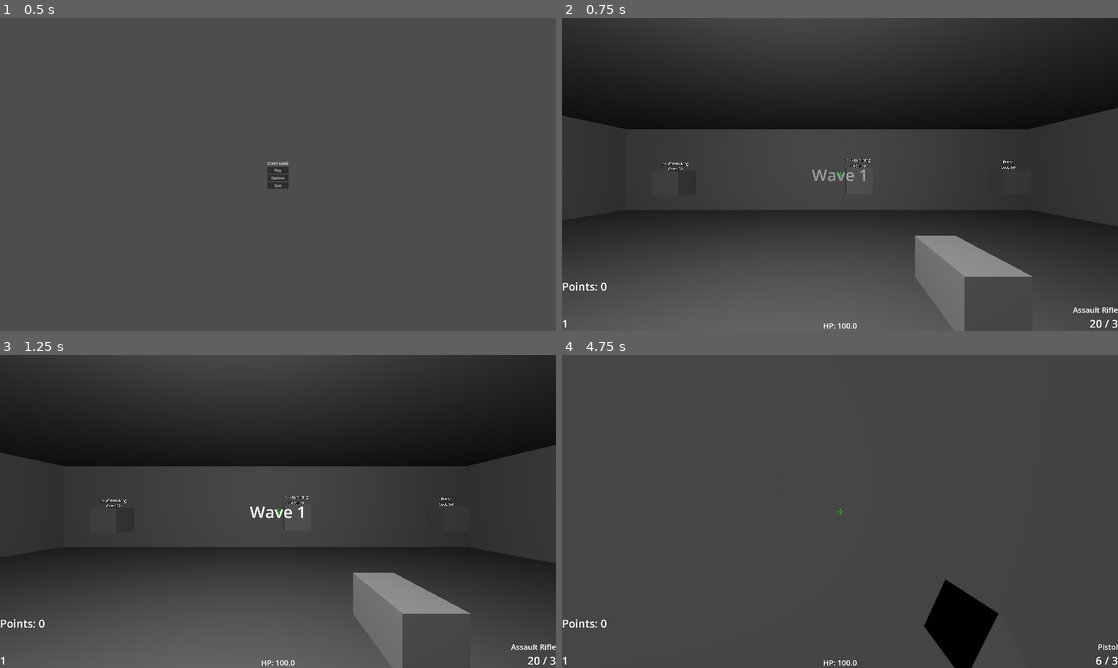
Above: before the commit, frames 1-4 (two rows, left to right).
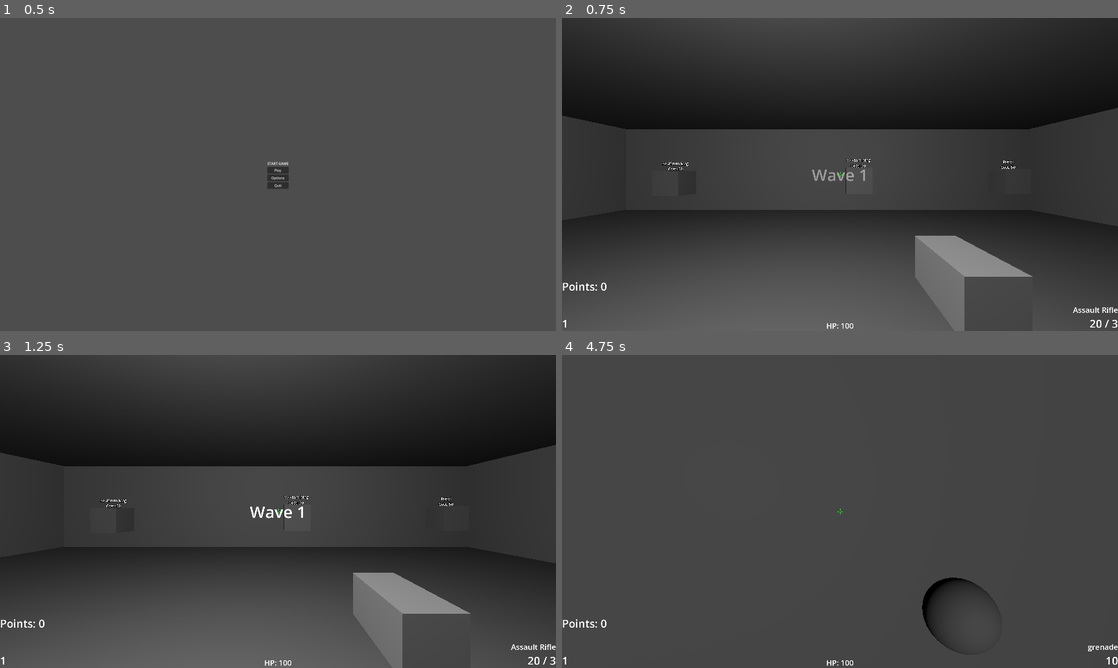
Above: after the commit, the same moments.

Repository: jarodarte/project-simba
Game: Godot game, scene res://game_start.tscn
Two runs of this game, one before a commit and one after it. Both use one fixed random seed, a clock stepped at 60 frames per second and the inputs below. Sound files missing from this copy of the repository are replaced by a short silence.
Inputs (mouse positions are in pixels of both pictures, inside the frame that each line leads up to):
- Up to frame 1 (0.5 s): no input
- Up to frame 2 (0.75 s): click "Play" at 0.5 s
- Up to frame 3 (1.25 s): no input
- Up to frame 4 (4.75 s): tap Enter at 1.25 s; move the mouse to (867, 511) at 1.27 s; hold Mouse wheel up (next_weapon) 1.28-2.03 s; hold W (forward) from 1.28 s (still down); click (867, 511) at 1.42 s; tap Space (jump) at 1.52, 2.27, 3.77, 4.52 s; tap Mouse wheel down (prev_weapon) at 1.55, 2.1 s; move the mouse to (812, 511) at 2.02 s; click (812, 511) at 2.3 s; move the mouse to (851, 505) at 2.77 s; press the mouse at (851, 505) at 2.78 s; tap 1 (weapon_1) at 3.05, 3.6 s; move the mouse to (834, 517) at 3.52 s; release the mouse at (834, 517) at 3.53 s; click (834, 517) at 3.67 s; tap 2 (weapon_2) at 3.8 s; move the mouse to (878, 514) at 4.27 s; hold 2 (weapon_2) from 4.28 s (still down); tap Q (grenade, bound only after the commit) at 4.55 s

Frame 1 is identical in both runs. In frame 2, less than 0.1% of the frame differs, in the area x 47-53%, y 97-100%; in frame 3, less than 0.1%; in frame 4, 2.7%, in the area x 47-100%, y 71-100%.

Commit message:
grenades
implement ExplosiveData and a grenade button so we can configure different grenade properties like being sticky and exploding on impact as well as damage and radius

Diff:
--- /dev/null
+++ b/ExplosiveData.gd
@@ -0,0 +1,14 @@
+extends Resource
+class_name ExplosiveData
+
+@export var name: String = "grenade"
+@export var sticky: bool = false
+@export var flaming: bool = false
+@export var impact_explosion: bool = false
+@export var explosion_radius: float = 10.0
+@export var damage: float = 50.0
+@export var fuse_time: float = 0.0
+@export var current_fuse_time: float = 0.0
+@export var grenade_scene: PackedScene
+@export var amount: int = 0
+@export var current_amount: int = 0
--- a/basic_enemy.tscn
+++ b/basic_enemy.tscn
@@ -25,7 +25,7 @@
 
 [node name="basic_enemy" type="CharacterBody3D" unique_id=700309911 node_paths=PackedStringArray("head_collision_shape") groups=["enemy"]]
 collision_layer = 4
-collision_mask = 5
+collision_mask = 13
 script = ExtResource("1_rwafm")
 data = ExtResource("2_rwafm")
 head_collision_shape = NodePath("HeadHurtbox")
--- a/enemy.gd
+++ b/enemy.gd
@@ -38,7 +38,7 @@
 func _on_body_entered(body):
 	if not body.is_in_group("player"):
 		return
-	GameManager.take_damage(data.contact_damage)
+	body.take_damage(data.contact_damage)
 	_die()
 
 func take_damage(base_amount: float, hit: Dictionary = {}):
@@ -65,6 +65,7 @@
 	damage_text.display(amount, global_position)
 
 	if health <= 0.0:
+		play_death_sound()
 		_die()
 		return
 
@@ -94,7 +95,6 @@
 	_is_dead = true
 	GameManager.enemy_died()
 	GameManager.update_points(GameManager.points + data.points_on_death)
-	play_death_sound()
 	queue_free()
 
 func _exit_tree():
--- /dev/null
+++ b/frag_grenade.tres
@@ -0,0 +1,13 @@
+[gd_resource type="Resource" script_class="ExplosiveData" format=3 uid="uid://3bn861mduogq"]
+
+[ext_resource type="PackedScene" uid="uid://gi1u6081qlys" path="res://grenade.tscn" id="1_jgyml"]
+[ext_resource type="Script" uid="uid://bp2vp4a3x7mxr" path="res://ExplosiveData.gd" id="1_tdp5u"]
+
+[resource]
+script = ExtResource("1_tdp5u")
+sticky = true
+fuse_time = 5.0
+grenade_scene = ExtResource("1_jgyml")
+amount = 10
+current_amount = 10
+metadata/_custom_type_script = "uid://bp2vp4a3x7mxr"
--- a/game_manager.gd
+++ b/game_manager.gd
@@ -4,13 +4,15 @@
 var health: float = 100
 var current_wave: int = 0
 var enemies_alive: int = 0
-var oof_sound = preload("res://Audio/error_008.ogg")
+
 
 signal wave_started(new_wave: int)
 signal points_changed(new_points: int)
 signal health_changed(new_health: float)
 @warning_ignore("unused_signal")
 signal weapon_ui_update(gun_name: String, current: int, reserve: int)
+@warning_ignore("unused_signal")
+signal grenade_ui_update(grenade_name: String, amount: int)
 
 func get_enemies_per_wave() -> int:
 	return 5 + (current_wave * 5)
@@ -24,19 +26,6 @@
 func update_points(amount: int):
 	points = amount
 	points_changed.emit(points)
-
-func take_damage(amount: float):
-	health = max(0, health - amount)
-	var sound = AudioStreamPlayer.new()
-	get_tree().root.add_child(sound)
-	sound.volume_db = -10
-	sound.stream = oof_sound
-	sound.play()
-	sound.finished.connect(sound.queue_free)
-	health_changed.emit(health)
-	if health == 0:
-		reset()
-		get_tree().call_deferred("change_scene_to_file", "res://game_over.tscn")
 
 func start_wave():
 	current_wave += 1
--- /dev/null
+++ b/grenade.gd
@@ -0,0 +1,98 @@
+extends RigidBody3D
+
+@export var data: ExplosiveData
+
+var _bounce_time: float = 0.0
+var _exploded: bool = false
+var _player: CharacterBody3D = null
+var _cooking: bool = false
+var _stuck_to: Node3D = null
+var _stuck_offset: Vector3 = Vector3.ZERO
+
+@onready var fuse_timer: Timer = $FuseTimer
+@onready var explosion_area: Area3D = $ExplosionArea
+
+func _ready() -> void:
+	freeze = true
+	_player = get_tree().get_first_node_in_group("player")
+	$CollisionShape3D.disabled = true
+
+func throw(camera: Camera3D) -> void:
+	_cooking = false
+	freeze = false
+	$CollisionShape3D.disabled = false
+	var throw_speed: float = 20.0
+	var forward: Vector3 = -camera.global_transform.basis.z
+	var player_vel: Vector3 = _player.velocity if _player else Vector3.ZERO
+	linear_velocity = forward * throw_speed + player_vel
+
+func _on_body_entered(body: Node) -> void:
+	if body == _player:
+		return
+	if _stuck_to != null:
+		return
+	if data.sticky:
+		freeze_mode = RigidBody3D.FREEZE_MODE_STATIC
+		freeze = true
+		$CollisionShape3D.disabled = true
+		# push grenade back to surface of the body
+		var push_dir = (global_position - body.global_position).normalized()
+		global_position = body.global_position + push_dir * .5
+		_stuck_to = body
+		_stuck_offset = global_position - body.global_position
+	if data.impact_explosion:
+		_explode()
+
+func _explode() -> void:
+	if _exploded:
+		return
+	_exploded = true
+
+	collision_layer = 0
+	collision_mask = 0
+
+	# Make sure overlapping bodies are detected
+	explosion_area.monitoring = true
+	await get_tree().physics_frame
+
+	for body in explosion_area.get_overlapping_bodies():
+		if body.has_method("take_damage"):
+			var dist: float = global_position.distance_to(body.global_position)
+			var t: float = clampf(1.0 - dist / data.explosion_radius, 0.0, 1.0)
+			var final_damage: float = data.damage * t
+			body.take_damage(final_damage)
+
+	_play_vfx_then_free()
+
+func _play_vfx_then_free() -> void:
+	# Hide the mesh immediately
+	if has_node("MeshInstance3D"):
+		$MeshInstance3D.visible = false
+
+	# TODO: spawn your explosion VFX/sound here
+	# e.g. var vfx = ExplosionVFX.instantiate(); get_tree().root.add_child(vfx)
+
+	await get_tree().create_timer(0.1).timeout
+	queue_free()
+
+func start_fuse() -> void:
+	_cooking = true
+	var shape = explosion_area.get_node("CollisionShape3D")
+	(shape.shape as SphereShape3D).radius = data.explosion_radius
+	if data.fuse_time > 0.0:
+		fuse_timer.wait_time = data.fuse_time
+		fuse_timer.one_shot = true
+		fuse_timer.timeout.connect(_explode)
+		fuse_timer.start()
+	if data.sticky or data.impact_explosion:
+		if not _exploded and is_inside_tree():
+			body_entered.connect(_on_body_entered)
+
+func _process(delta: float) -> void:
+	if _stuck_to != null and is_instance_valid(_stuck_to):
+		global_position = _stuck_to.global_position + _stuck_offset
+		return
+	if not _cooking or _exploded:
+		return
+	_bounce_time += delta
+	position.y = sin(_bounce_time * 10.0) * 0.02
--- /dev/null
+++ b/grenade.tscn
@@ -0,0 +1,42 @@
+[gd_scene format=3 uid="uid://gi1u6081qlys"]
+
+[ext_resource type="Script" uid="uid://bbd35g000b2d4" path="res://grenade.gd" id="1_gju2f"]
+[ext_resource type="Resource" uid="uid://3bn861mduogq" path="res://frag_grenade.tres" id="2_24g56"]
+
+[sub_resource type="PhysicsMaterial" id="PhysicsMaterial_24g56"]
+friction = 0.8
+bounce = 0.4
+
+[sub_resource type="SphereMesh" id="SphereMesh_pu16u"]
+radius = 0.1
+height = 0.2
+
+[sub_resource type="SphereShape3D" id="SphereShape3D_gju2f"]
+radius = 0.1
+
+[sub_resource type="SphereShape3D" id="SphereShape3D_pu16u"]
+
+[node name="Grenade" type="RigidBody3D" unique_id=381011493]
+collision_layer = 8
+mass = 0.4
+physics_material_override = SubResource("PhysicsMaterial_24g56")
+contact_monitor = true
+max_contacts_reported = 10
+linear_damp = 0.5
+script = ExtResource("1_gju2f")
+data = ExtResource("2_24g56")
+
+[node name="MeshInstance3D" type="MeshInstance3D" parent="." unique_id=984021567]
+mesh = SubResource("SphereMesh_pu16u")
+
+[node name="CollisionShape3D" type="CollisionShape3D" parent="." unique_id=239197735]
+transform = Transform3D(1, 0, 0, 0, 1, 0, 0, 0, 1, 0, 0.0013418496, 0)
+shape = SubResource("SphereShape3D_gju2f")
+
+[node name="FuseTimer" type="Timer" parent="." unique_id=539112145]
+
+[node name="ExplosionArea" type="Area3D" parent="." unique_id=586811979]
+collision_mask = 7
+
+[node name="CollisionShape3D" type="CollisionShape3D" parent="ExplosionArea" unique_id=2094370826]
+shape = SubResource("SphereShape3D_pu16u")
--- a/hud.gd
+++ b/hud.gd
@@ -16,11 +16,15 @@
 	points_label.text = "Points: " + str(new_points)
 
 func update_health(new_health: float):
-	health_label.text = "HP: " + str(new_health)
+	health_label.text = "HP: " + str(int(new_health))
 
 func update_weapon_ui(weapon_name: String, current: int, reserve: int):
 	weapon_name_label.text = weapon_name
 	ammo_counter.text = str(current) + " / " + str(reserve)
+
+func update_grenade_ui(grenade_name: String, amount: int):
+	weapon_name_label.text = grenade_name
+	ammo_counter.text = str(amount)
 
 func update_wave(new_wave: int):
 	wave_label.text = str(new_wave)
@@ -85,6 +89,7 @@
 	GameManager.health_changed.connect(update_health)
 	GameManager.wave_started.connect(_on_wave_started)
 	GameManager.weapon_ui_update.connect(update_weapon_ui)
+	GameManager.grenade_ui_update.connect(update_grenade_ui)
 	settings_menu.crosshair_updated.connect(rebuild_crosshair)
 	update_points(GameManager.points)
 	update_health(GameManager.health)
--- a/player.gd
+++ b/player.gd
@@ -15,6 +15,7 @@
 @onready var interaction_checker = $InteractionChecker
 @onready var player_shooter = $PlayerShooter
 
+var oof_sound = preload("res://Audio/error_008.ogg")
 var pitch: float = 0.0
 
 func _ready():
@@ -31,14 +32,37 @@
 		player_shooter.reload()
 
 	if event.is_action_pressed("next_weapon"):
+		if player_shooter.grenade_equipped:
+			player_shooter.unequip_grenade()
 		player_shooter.swap_weapon(1)
 	if event.is_action_pressed("prev_weapon"):
+		if player_shooter.grenade_equipped:
+			player_shooter.unequip_grenade()
 		player_shooter.swap_weapon(-1)
+	if event.is_action_pressed("weapon_1"):
+		if player_shooter.grenade_equipped:
+			player_shooter.unequip_grenade()
+		player_shooter.swap_to_weapon(0)
+	if event.is_action_pressed("weapon_2"):
+		if player_shooter.grenade_equipped:
+			player_shooter.unequip_grenade()
+		player_shooter.swap_to_weapon(0)
+	if event.is_action_pressed("grenade"):
+		if player_shooter.grenade_equipped:
+			player_shooter.unequip_grenade()
+		else:
+			player_shooter.equip_grenade()
+
+	if event.is_action_pressed("shoot") and player_shooter.grenade_equipped:
+		player_shooter.start_cook()
+
+	if event.is_action_released("shoot") and player_shooter.grenade_equipped:
+		player_shooter.throw_grenade()
 
 func _physics_process(delta):
 
 	# shooting process
-	if player_shooter.current_weapon and not player_shooter.is_reloading:
+	if player_shooter.current_weapon and not player_shooter.is_reloading and not player_shooter.grenade_equipped:
 		var trying_to_shoot = Input.is_action_pressed("shoot") if player_shooter.current_weapon.is_auto else Input.is_action_just_pressed("shoot")
 		if trying_to_shoot and player_shooter.can_shoot and player_shooter.current_weapon.current_ammo > 0:
 			player_shooter.fire_gun(is_on_floor())
@@ -82,3 +106,16 @@
 	# spray reset
 	var speed_ratio = clamp(Vector2(velocity.x, velocity.z).length() / SPEED, 0.0, 1.0)
 	player_shooter.update(delta, speed_ratio)
+
+func take_damage(amount: float):
+	GameManager.health = max(0, GameManager.health - amount)
+	var sound = AudioStreamPlayer.new()
+	get_tree().root.add_child(sound)
+	sound.volume_db = -10
+	sound.stream = oof_sound
+	sound.play()
+	sound.finished.connect(sound.queue_free)
+	GameManager.health_changed.emit(GameManager.health)
+	if GameManager.health == 0:
+		GameManager.reset()
+		get_tree().call_deferred("change_scene_to_file", "res://game_over.tscn")
--- a/player.tscn
+++ b/player.tscn
@@ -8,6 +8,8 @@
 [ext_resource type="Script" uid="uid://bv1p5xyfeecmi" path="res://interaction_checker.gd" id="7_1jxqw"]
 [ext_resource type="Resource" uid="uid://dvgobqgn8x74v" path="res://Pistol.tres" id="8_b26j0"]
 [ext_resource type="Script" uid="uid://ju1dfjq5pddd" path="res://player_shooter.gd" id="8_dw050"]
+[ext_resource type="Script" uid="uid://bp2vp4a3x7mxr" path="res://ExplosiveData.gd" id="9_n7ghd"]
+[ext_resource type="Resource" uid="uid://3bn861mduogq" path="res://frag_grenade.tres" id="10_nvl01"]
 
 [sub_resource type="CapsuleShape3D" id="CapsuleShape3D_noarx"]
 
@@ -58,5 +60,6 @@
 weapons = Array[ExtResource("2_hqtel")]([ExtResource("2_onrkg"), ExtResource("8_b26j0")])
 weapon_anchor = NodePath("../Camera3D/GunHolder/WeaponAnchor")
 player = NodePath("..")
+explosives = Array[ExtResource("9_n7ghd")]([ExtResource("10_nvl01")])
 
 [connection signal="timeout" from="ShootTimer" to="PlayerShooter" method="_on_shoot_timer_timeout"]
--- a/player_shooter.gd
+++ b/player_shooter.gd
@@ -8,6 +8,7 @@
 @export var weapons: Array[WeaponData] = []
 @export var weapon_anchor: Node3D
 @export var player: CharacterBody3D
+@export var explosives: Array[ExplosiveData] = []
 
 var _is_bursting: bool = false
 var current_weapon: WeaponData
@@ -22,6 +23,12 @@
 var _reload_id: int = 0
 var hit_effect_scene = preload("res://hit_effect.tscn")
 var tracer_scene = preload("res://bullet_tracer.tscn")
+var runtime_explosives: Array[ExplosiveData] = []
+var grenade_index: int = 0
+var grenade_equipped: bool = false
+var current_grenade_data: ExplosiveData = null
+var current_grenade_node: Node3D = null
+var _cooking: bool = false
 
 func spawn_weapon():
 	if current_weapon_node:
@@ -117,13 +124,27 @@
 	emit_weapon_stats()
 	reset_gun_state()
 
+func swap_to_weapon(new_position: int):
+	if weapons.size() == 0:
+		return
+	_spray_index = 0
+	_spray_reset_timer = 0.0
+	current_weapon = runtime_weapons[new_position]
+	spawn_weapon()
+	emit_weapon_stats()
+	reset_gun_state()
+
 func emit_weapon_stats():
 	GameManager.weapon_ui_update.emit(
 		current_weapon.name,
 		current_weapon.current_ammo,
 		current_weapon.current_reserve_magazines
 	)
-
+func emit_grenade_stats():
+	GameManager.grenade_ui_update.emit(
+		current_grenade_data.name,
+		current_grenade_data.current_amount
+	)
 func get_shot_direction(is_grounded: bool) -> Vector3:
 	var base_dir = -camera.global_transform.basis.z
 	var offset_deg := Vector2.ZERO
@@ -183,6 +204,14 @@
 	if runtime_weapons.size() > 0:
 		current_weapon = runtime_weapons[0]
 
+	for explosive in explosives:
+		var e = explosive.duplicate(true)
+		runtime_explosives.append(e)
+
+	if runtime_explosives.size() > 0:
+		current_grenade_data = runtime_explosives[0]
+
+
 	if not shoot_timer.timeout.is_connected(_on_shoot_timer_timeout):
 		shoot_timer.timeout.connect(_on_shoot_timer_timeout)
 
@@ -197,3 +226,55 @@
 		_spray_index = 0
 	var target_spread = current_weapon.move_spread_max * speed_ratio if current_weapon else 0.0
 	_current_move_spread = lerp(_current_move_spread, target_spread, 10.0 * delta)
+
+func equip_grenade() -> void:
+	if current_grenade_data.current_amount <= 0:
+		return
+	if runtime_explosives.is_empty():
+		return
+	emit_grenade_stats()
+	current_grenade_data = runtime_explosives[grenade_index]
+	grenade_equipped = true
+	_cooking = false
+
+
+	if current_weapon_node:
+		current_weapon_node.visible = false
+
+	if current_grenade_node:
+		current_grenade_node.queue_free()
+	current_grenade_node = current_grenade_data.grenade_scene.instantiate()
+	weapon_anchor.add_child(current_grenade_node)
+
+func unequip_grenade() -> void:
+	grenade_equipped = false
+	_cooking = false
+
+	if current_grenade_node:
+		current_grenade_node.queue_free()
+		current_grenade_node = null
+
+	if current_weapon_node:
+		current_weapon_node.visible = true
+	emit_weapon_stats()
+
+func start_cook() -> void:
+	if _cooking or current_grenade_node == null:
+		return
+	_cooking = true
+	current_grenade_node.data = current_grenade_data
+	current_grenade_node.start_fuse()
+
+func throw_grenade() -> void:
+	if not _cooking or current_grenade_node == null:
+		return
+	current_grenade_data.current_amount -= 1
+	var grenade = current_grenade_node
+	current_grenade_node = null
+
+	weapon_anchor.remove_child(grenade)
+	get_tree().root.add_child(grenade)
+	grenade.global_position = camera.global_position
+	grenade.throw(camera)
+
+	unequip_grenade()
--- a/project.godot
+++ b/project.godot
@@ -129,6 +129,11 @@
 "events": [Object(InputEventKey,"resource_local_to_scene":false,"resource_name":"","device":-1,"window_id":0,"alt_press …(192 unchanged characters)…
 ]
 }
+grenade={
+"deadzone": 0.2,
+"events": [Object(InputEventKey,"resource_local_to_scene":false,"resource_name":"","device":-1,"window_id":0,"alt_pressed":false,"shift_pressed":false,"ctrl_pressed":false,"meta_pressed":false,"pressed":false,"keycode":0,"physical_keycode":81,"key_label":0,"unicode":113,"location":0,"echo":false,"script":null)
+]
+}
 
 [maaacks_game_template]
 
Not shown, added: ExplosiveData.gd.uid
Not shown, added: grenade.gd.uid
